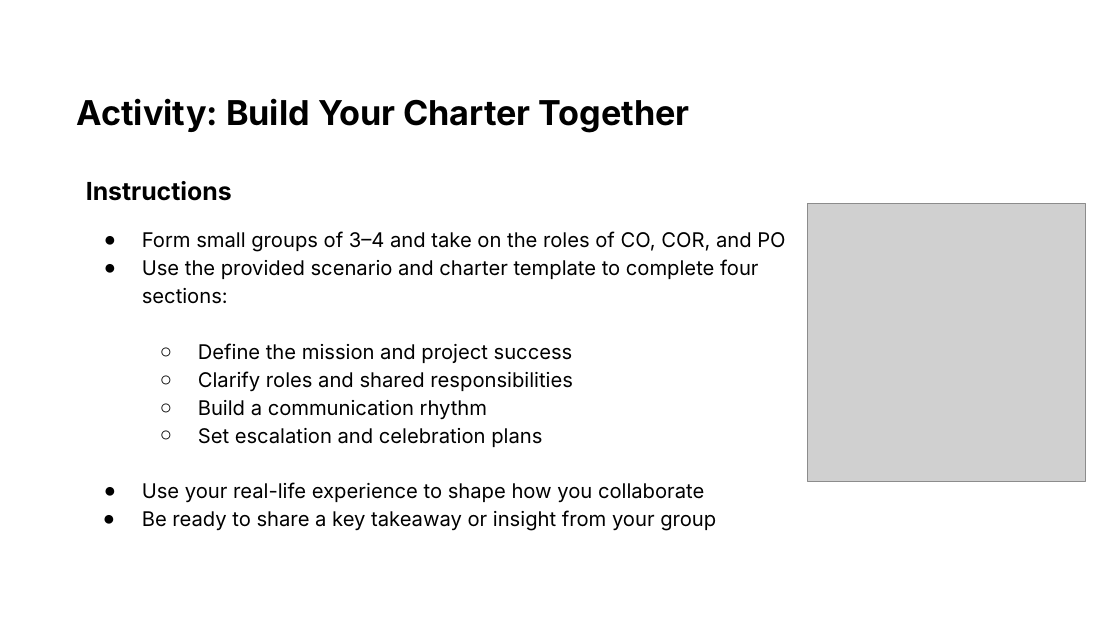
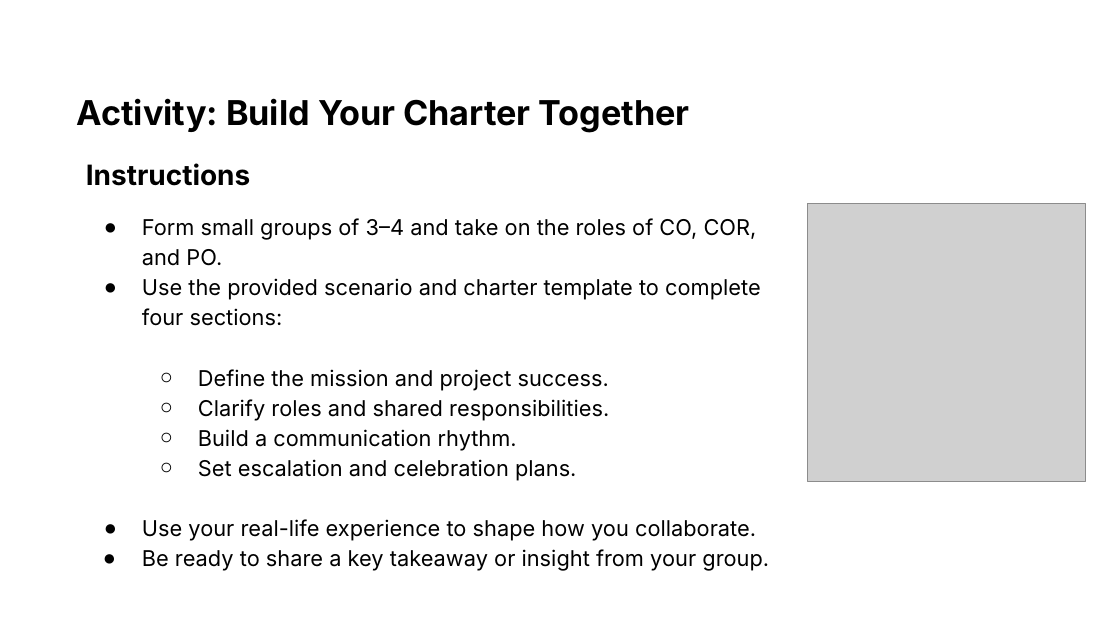
Before and after one commit to usds/ditap-curriculum-update, a slide deck: slide 10 of 3_Curriculum/3A_DITAP-Core-Curriculum/Module-4/In-Class Materials/1_Module 4 Presentation.pptx. Drawn at 1120x630 pixels with LibreOffice and Linux fonts; fonts in the diff are those of the drawing; grey boxes stand for pictures. Boxes give left, top, right and bottom in pixels: in the first picture for what was removed or moved away, otherwise in the second. Text is boxed around its words. In the diff, an @@ line names an element or a change of style, - is before the commit and + after.

```diff
--- a/3_Curriculum/3A_DITAP-Core-Curriculum/Module-4/In-Class Materials/1_Module 4 Presentation.pptx
+++ b/3_Curriculum/3A_DITAP-Core-Curriculum/Module-4/In-Class Materials/1_Module 4 Presentation.pptx
@@ text "Instructions": place and size @@
-text "Instructions" at box(86, 181, 785, 531)
+text "Instructions" at box(86, 163, 769, 571)
@@ text at box(86, 163, 761, 326): size 16 to 18 pt in "Instructions"; size 13 to 14 pt in "Use the provided scenario and charter template ..." @@
@@ text at box(142, 218, 757, 266): text changed; size 13 to 14 pt @@
-● Form small groups of 3–4 and take on the roles of CO, COR, and PO
+● Form small groups of 3–4 and take on the roles of CO, COR, and PO.
@@ text at box(142, 369, 769, 571): text changed; size 13 to 14 pt @@
-  ○ Define the mission and project success
-  ○ Clarify roles and shared responsibilities
-  ○ Build a communication rhythm
-  ○ Set escalation and celebration plans
-● Use your real-life experience to shape how you collaborate
-● Be ready to share a key takeaway or insight from your group
+  ○ Define the mission and project success.
+  ○ Clarify roles and shared responsibilities.
+  ○ Build a communication rhythm.
+  ○ Set escalation and celebration plans.
+● Use your real-life experience to shape how you collaborate.
+● Be ready to share a key takeaway or insight from your group.
```
Also in this commit, not shown: 33 other slides changed, 10 other files.
